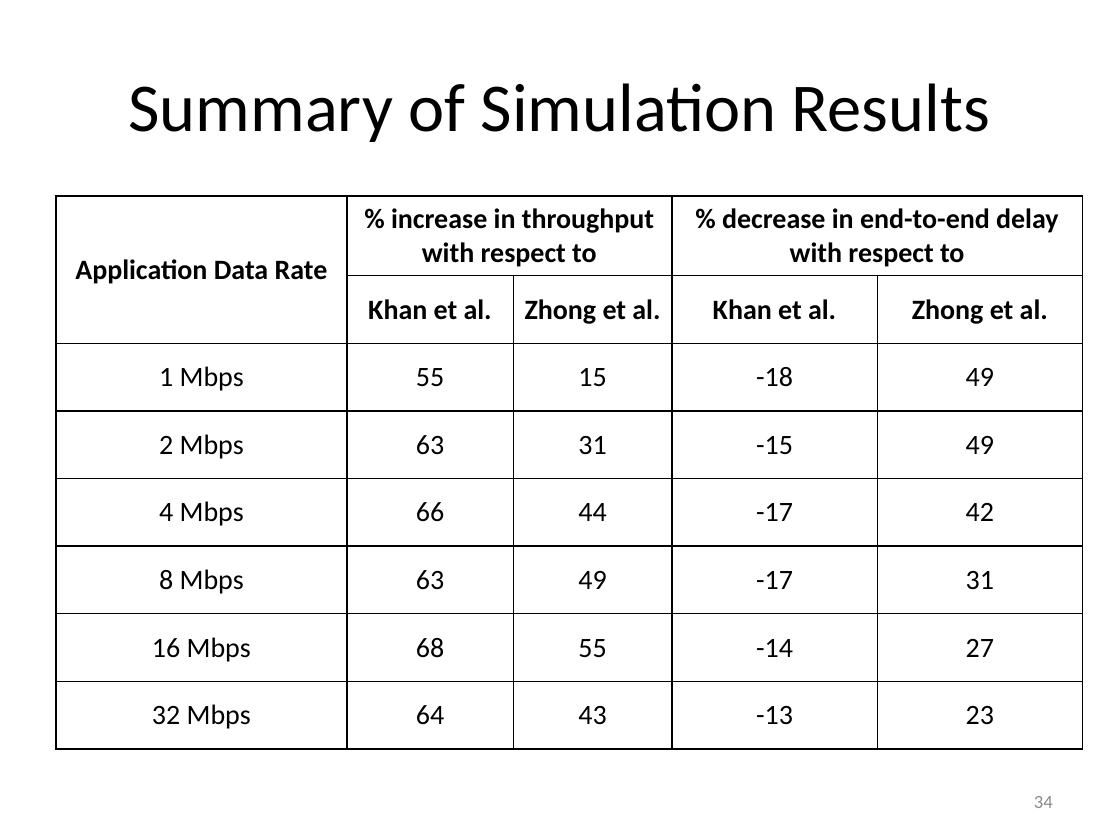
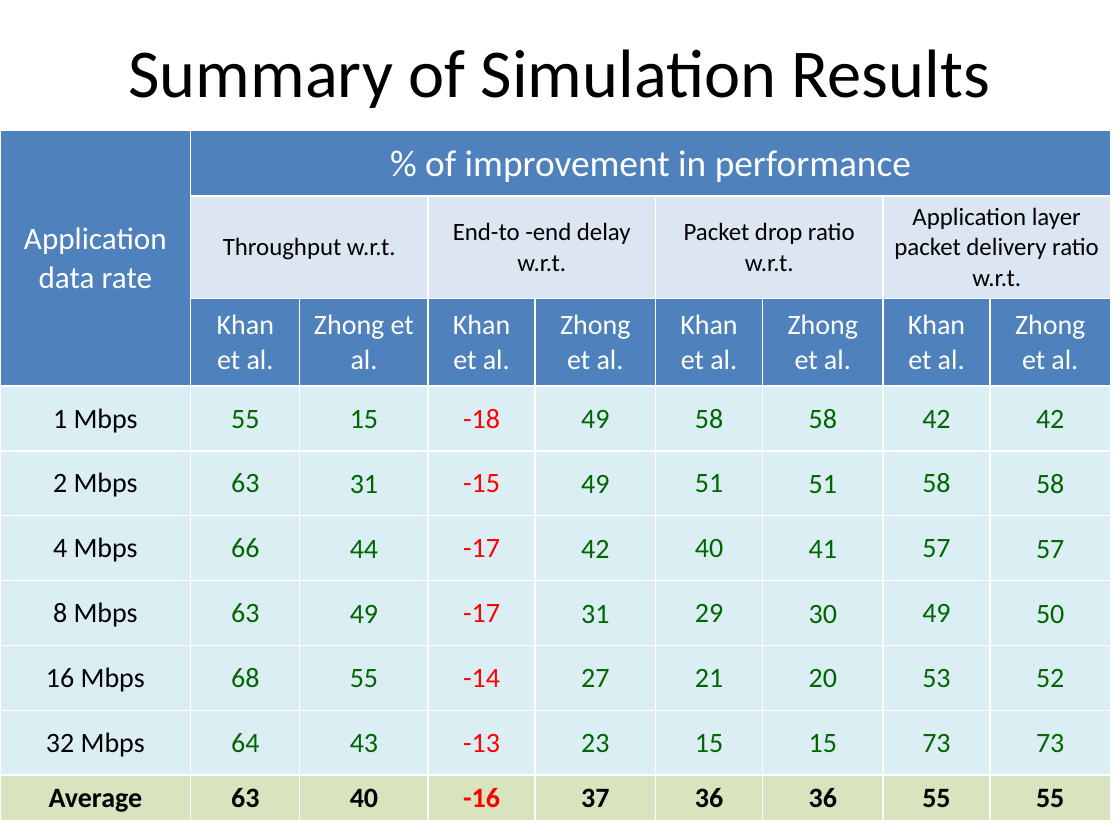
Before and after one commit to takhandipu/MSThesisPresentation, a slide deck: slide 34 of draft.pptx. Drawn at 1120x840 pixels with LibreOffice and Linux fonts; fonts in the diff are those of the drawing. Boxes give left, top, right and bottom in pixels: in the first picture for what was removed or moved away, otherwise in the second. Text is boxed around its words. In the diff, an @@ line names an element or a change of style, - is before the commit and + after.

```diff
--- a/draft.pptx
+++ b/draft.pptx
@@ title "Summary of Simulation Results": place and size @@
-title "Summary of Simulation Results" at bbox=[129, 83, 990, 142]
+title "Summary of Simulation Results" at bbox=[129, 49, 990, 108]
@@ table at bbox=[0, 131, 1113, 816] @@
-Application Data Rate | % increase in throughput with respect to |  | % decrease in end-to-end delay with respect to | 
- | Khan et al. | Zhong et al. | Khan et al. | Zhong et al.
-1 Mbps | 55 | 15 | -18 | 49
-2 Mbps | 63 | 31 | -15 | 49
-4 Mbps | 66 | 44 | -17 | 42
-8 Mbps | 63 | 49 | -17 | 31
-16 Mbps | 68 | 55 | -14 | 27
-32 Mbps | 64 | 43 | -13 | 23
+Application data rate | % of improvement in performance |  |  |  |  |  |  | 
+ | Throughput w.r.t. |  | End-to -end delay w.r.t. |  | Packet drop ratio w.r.t. |  | Application layer packet delivery ratio w.r.t. | 
+ | Khan et al. | Zhong et al. | Khan et al. | Zhong et al. | Khan et al. | Zhong et al. | Khan et al. | Zhong et al.
+1 Mbps | 55 | 15 | -18 | 49 | 58 | 58 | 42 | 42
+2 Mbps | 63 | 31 | -15 | 49 | 51 | 51 | 58 | 58
+4 Mbps | 66 | 44 | -17 | 42 | 40 | 41 | 57 | 57
+8 Mbps | 63 | 49 | -17 | 31 | 29 | 30 | 49 | 50
+16 Mbps | 68 | 55 | -14 | 27 | 21 | 20 | 53 | 52
+32 Mbps | 64 | 43 | -13 | 23 | 15 | 15 | 73 | 73
+Average | 63 | 40 | -16 | 37 | 36 | 36 | 55 | 55
@@ table: place and size @@
-table at bbox=[56, 196, 1083, 748]
+table at bbox=[0, 131, 1113, 816]
```
Also in this commit, not shown: 5 other slides changed, 1 slide removed, 3 other files.
